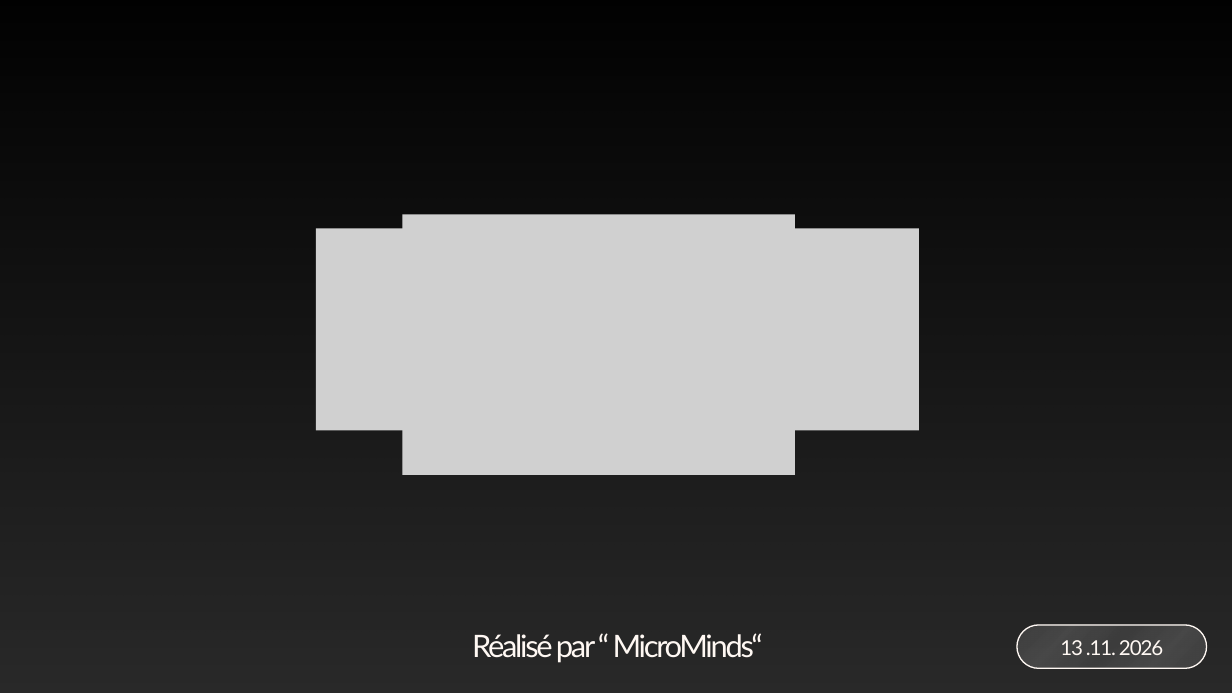
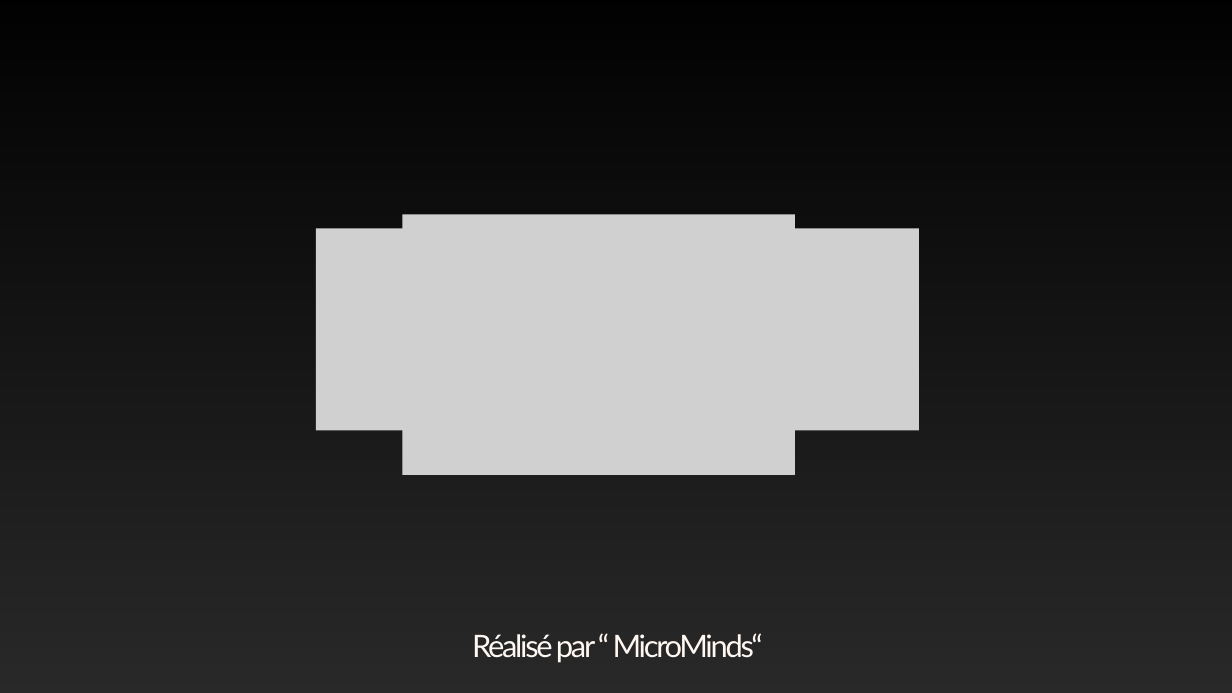
Before and after one commit to meriambouzaffara/AgriLink-4DAS_I3, a slide deck: slide 1 of Documentation/Presentation/Presentation_AgriLink.pptx. Drawn at 1232x693 pixels with LibreOffice and Linux fonts; fonts in the diff are those of the drawing; grey boxes stand for pictures; background and template pictures are left out; a plain dark background stands for a picture behind light text. Boxes give left, top, right and bottom in pixels: in the first picture for what was removed or moved away, otherwise in the second. Text is boxed around its words. In the diff, an @@ line names an element or a change of style, - is before the commit and + after.

```diff
--- a/Documentation/Presentation/Presentation_AgriLink.pptx
+++ b/Documentation/Presentation/Presentation_AgriLink.pptx
@@ freeform shape removed at [1017, 625, 1207, 668] @@
@@ text removed at [1060, 640, 1163, 655] @@
-13 .11. 2026
```
Also in this commit, not shown: 4 other slides changed, 16 slides added, 8 slides removed, 1 other file.
